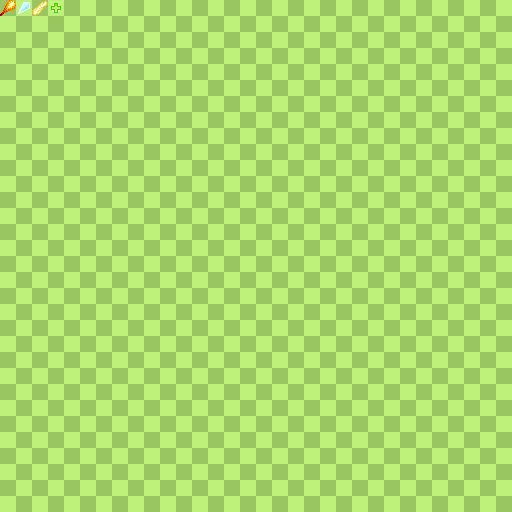
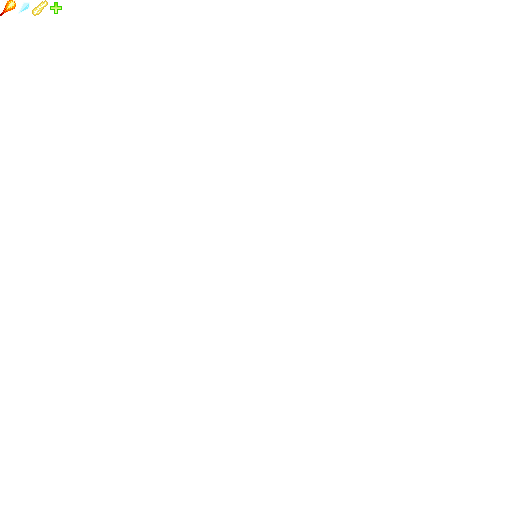
The second 512 × 512 image is a revision of the first. Changes to its layers:
painted on "Background" over bbox(50, 2, 62, 14)
hid "bg.png" over bbox(0, 0, 512, 512)
